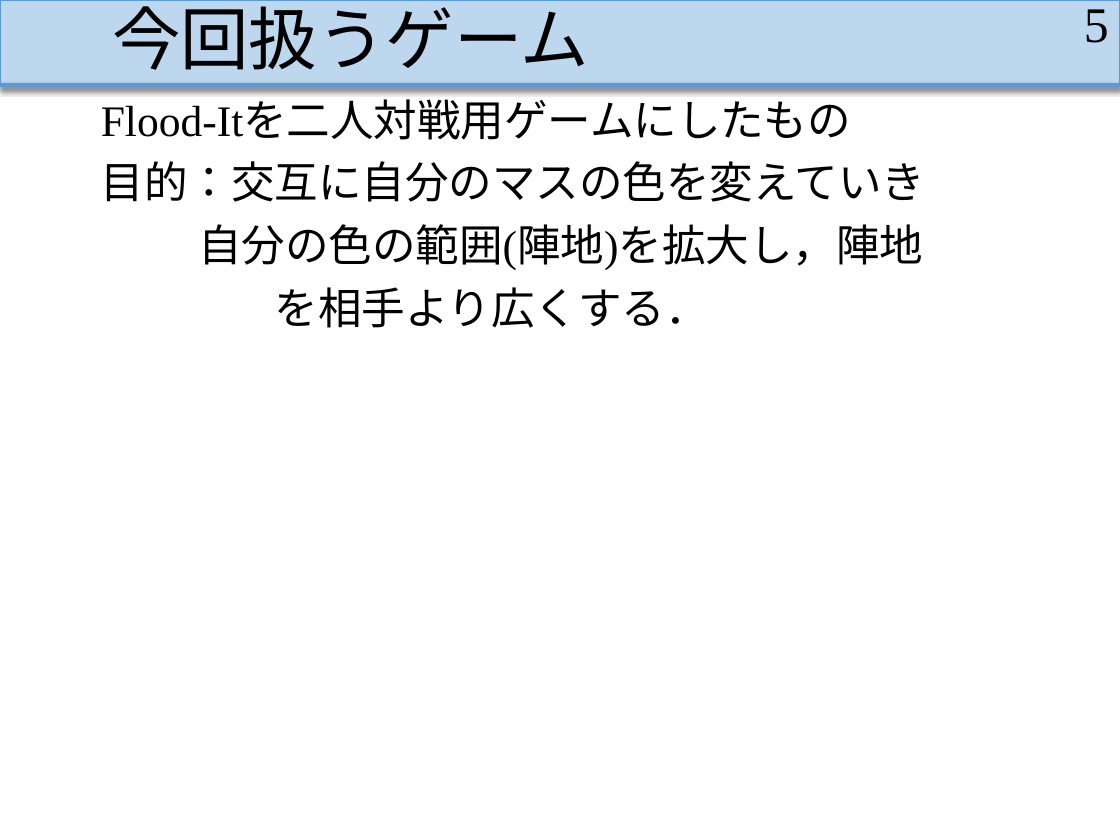
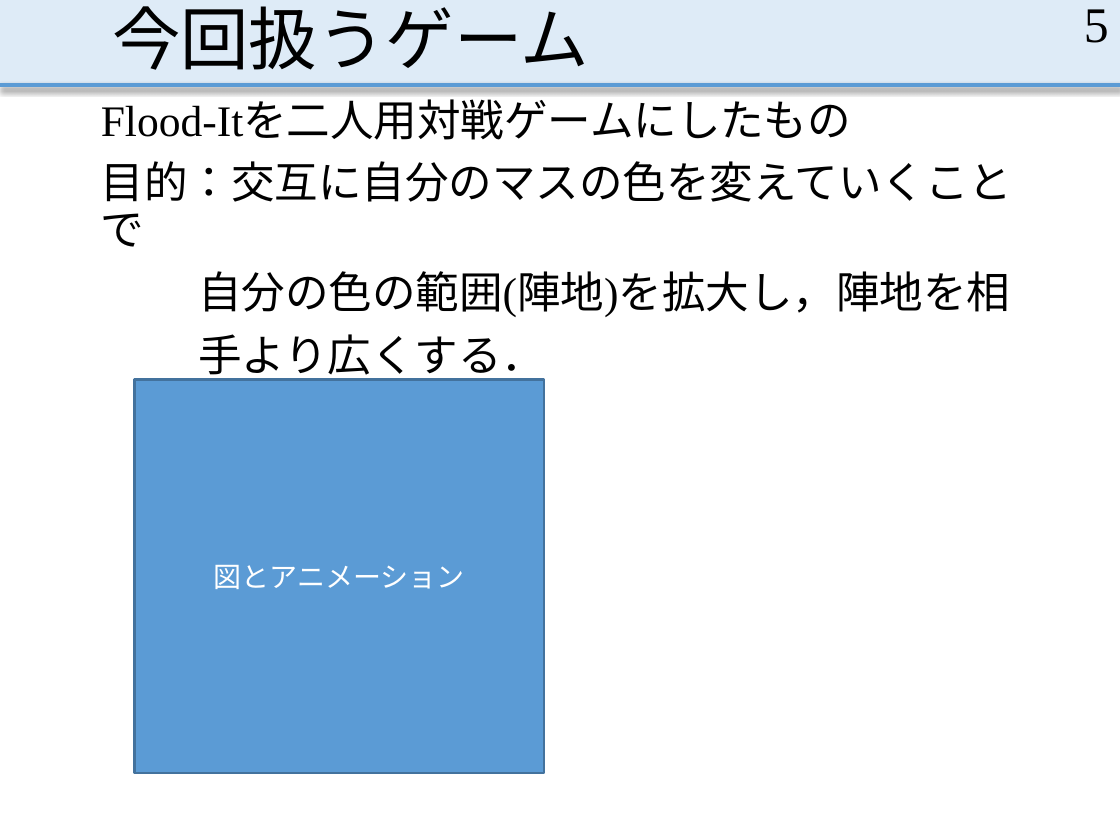
Before and after one commit to MasayaOda/SR, a slide deck: slide 5 of 中間発表.pptx. Drawn at 1120x840 pixels with LibreOffice and Linux fonts; fonts in the diff are those of the drawing. Boxes give left, top, right and bottom in pixels: in the first picture for what was removed or moved away, otherwise in the second. Text is boxed around its words. In the diff, an @@ line names an element or a change of style, - is before the commit and + after.

Commit message:
ある程度作成 Flood-Itの説明がまだ

```diff
--- a/中間発表.pptx
+++ b/中間発表.pptx
@@ rectangle at <box>0,0,1120,85</box>: fill #BDD7EE to #DEEBF7; outline #5B9BD5 1 pt to none; shadow off @@
@@ text at <box>101,101,1012,382</box>: text changed @@
-Flood-Itを二人対戦用ゲームにしたもの
-目的：交互に自分のマスの色を変えていき
-自分の色の範囲(陣地)を拡大し，陣地
-を相手より広くする．
+Flood-Itを二人用対戦ゲームにしたもの
+目的：交互に自分のマスの色を変えていくことで
+自分の色の範囲(陣地)を拡大し，陣地を相
+手より広くする．
@@ rectangle added at <box>134,380,543,773</box>, fill #5B9BD5, outline #43739E 1.5 pt, 18 pt, text #FFFFFF @@
+図とアニメーション
```
Also in this commit, not shown: 7 other slides changed.
